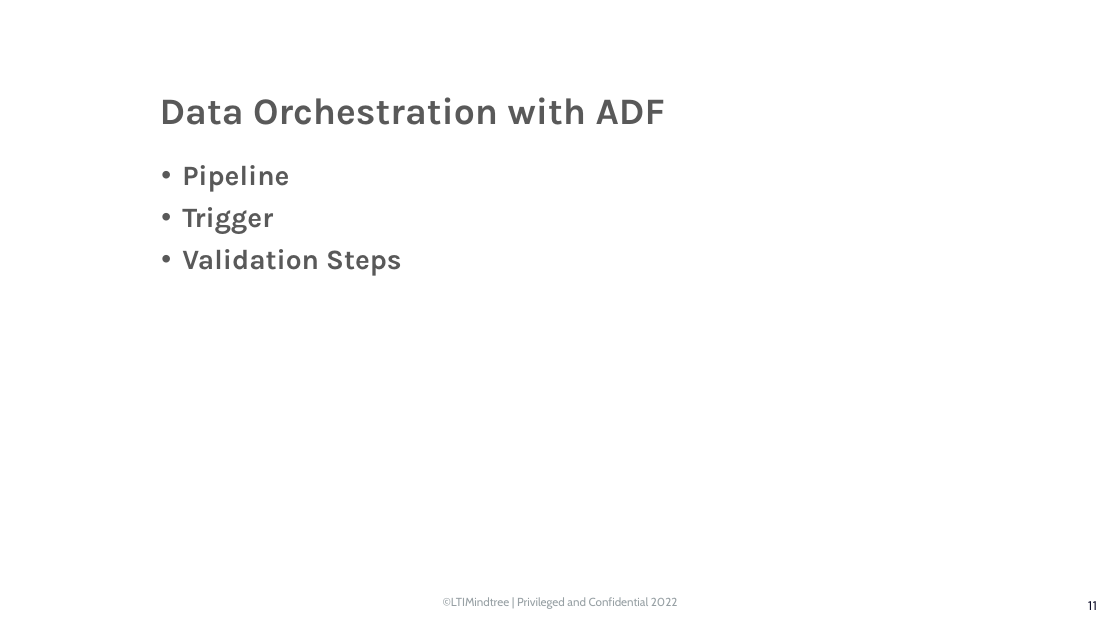
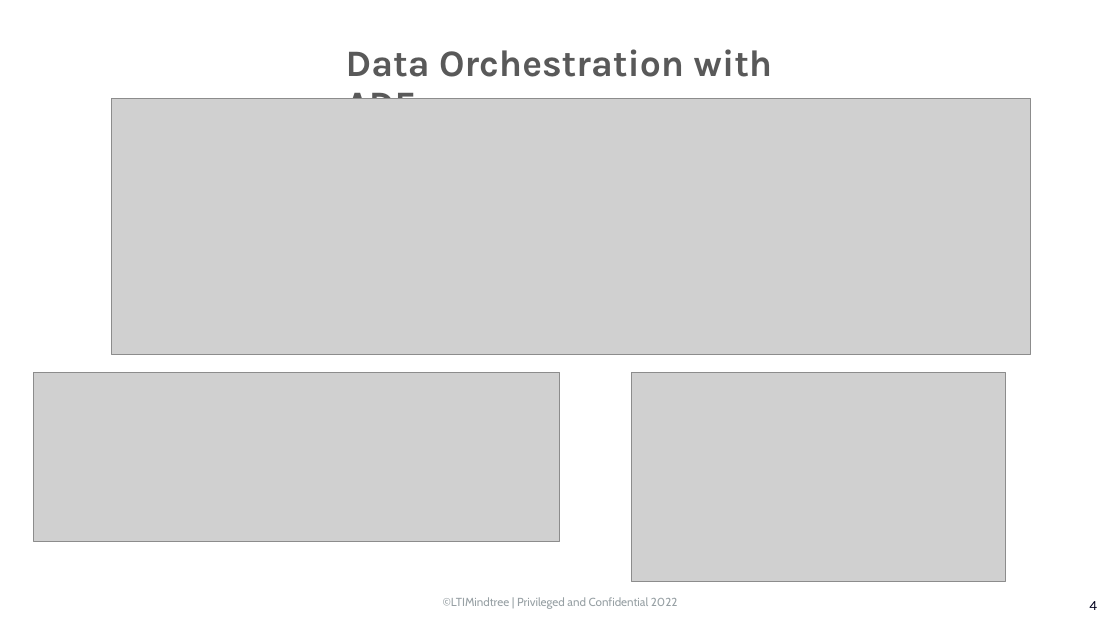
Before and after one commit to Drupad-DeV/Logistics-CAP, a slide deck: slide 4 of Logistics Cost & Delivery Analytics (ADLS +.pptx (slide 11 before the commit). Drawn at 1120x630 pixels with LibreOffice and Linux fonts; fonts in the diff are those of the drawing; grey boxes stand for pictures; background and template pictures are left out. Boxes give left, top, right and bottom in pixels: in the first picture for what was removed or moved away, otherwise in the second. Text is boxed around its words. In the diff, an @@ line names an element or a change of style, - is before the commit and + after.

```diff
--- a/Logistics Cost & Delivery Analytics (ADLS +.pptx
+++ b/Logistics Cost & Delivery Analytics (ADLS +.pptx
@@ text "Data Orchestration with ADF" rewrapped from [160,97,665,125] to [346,49,773,99] @@
@@ picture added at [111,98,1031,354] @@
@@ text removed at [182,165,402,276] @@
-• Pipeline
-• Trigger
-• Validation Steps
@@ picture added at [34,372,560,541] @@
@@ picture added at [631,372,1006,581] @@
@@ page number at [1089,601,1097,610]: text changed @@
-11
+4
```
Also in this commit, not shown: 6 other slides changed, 4 slides added, 12 slides removed.
